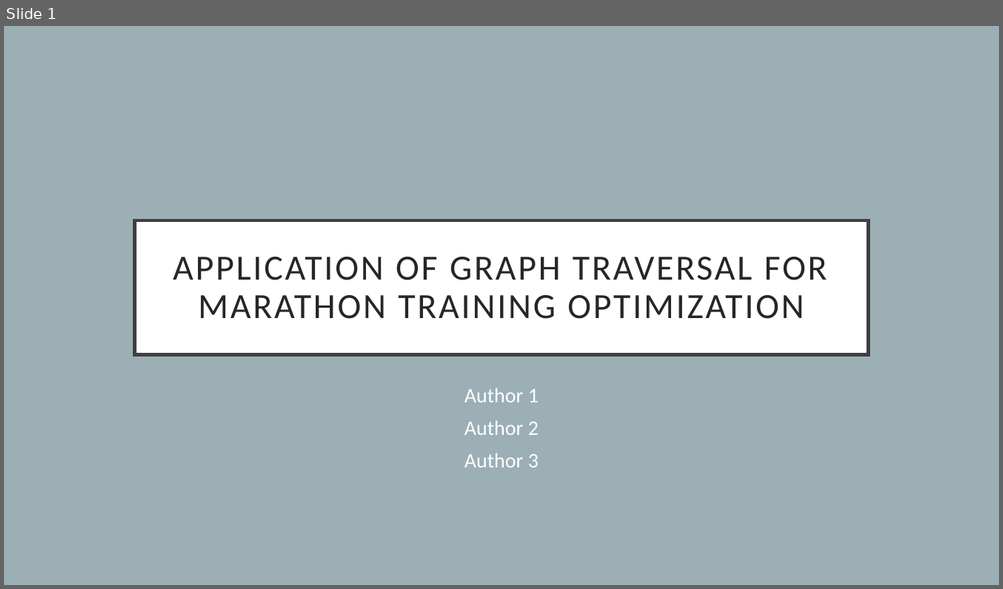
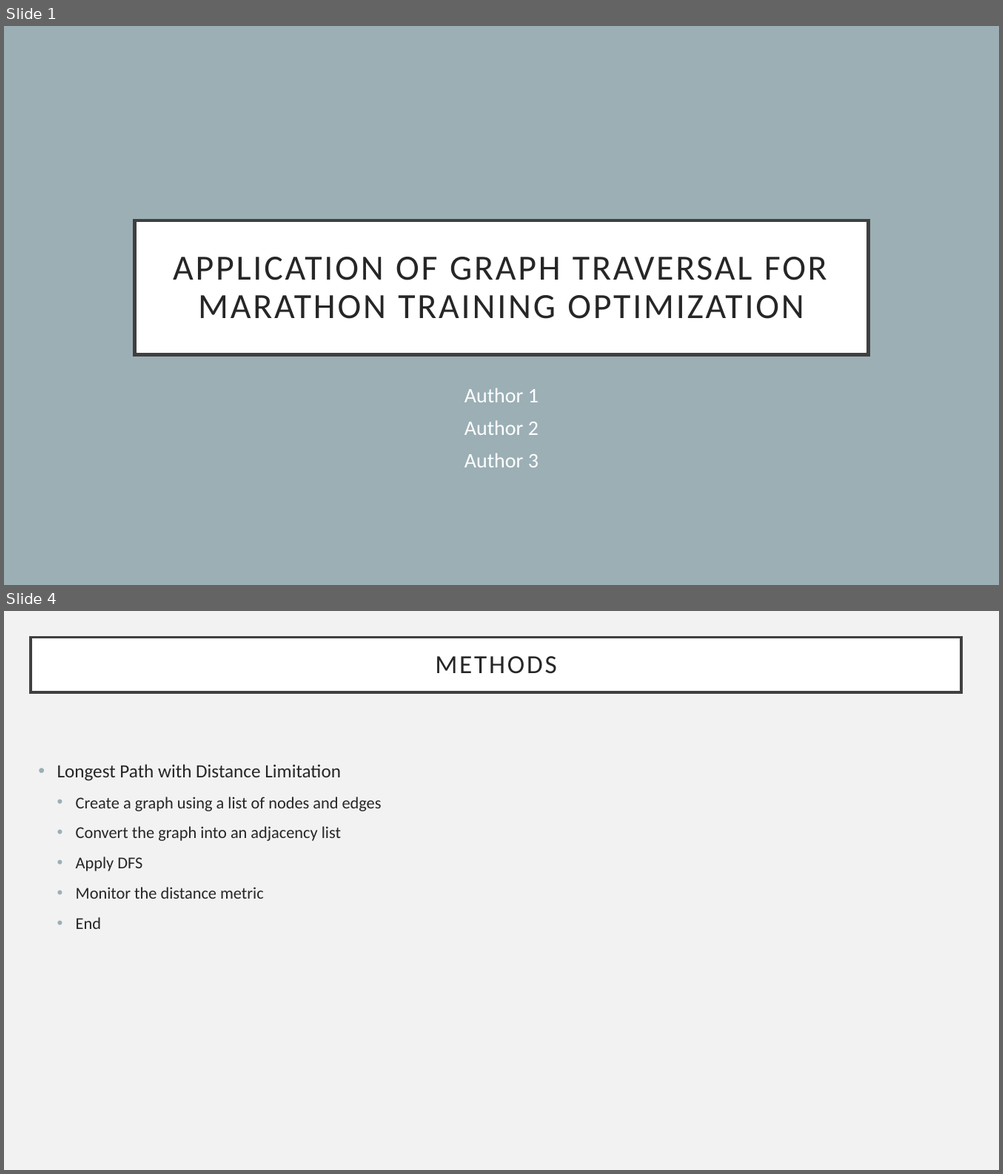
Before and after one commit to alkhalifas/boston-route-optimization, a slide deck: Project Presentation.pptx. Shown one above the other, each under a label of ours: slide 1 before the commit, slides 1 and 4 after it; the slides between them are not shown. The pictures are 1003x589 and 1003x1174 pixels, drawn with LibreOffice and Linux fonts; fonts in the diff are those of the drawing. Boxes give left, top, right and bottom in pixels: in the first picture for what was removed or moved away, otherwise in the second. Text is boxed around its words. In the diff, an @@ line names an element or a change of style, - is before the commit and + after.

```diff
--- a/Project Presentation.pptx
+++ b/Project Presentation.pptx
@@ slide 4 added at [4, 611, 999, 1170], background #F2F2F2 @@
@@ title added at [31, 637, 962, 692], fill #FFFFFF, outline #404040 2.5 pt, 25.2 pt, text #262626 @@
+METHODS
@@ text added at [57, 764, 381, 929], 16 pt, text #262626 @@
+• Longest Path with Distance Limitation
+  • Create a graph using a list of nodes and edges
+  • Convert the graph into an adjacency list
+  • Apply DFS
+  • Monitor the distance metric
+  • End
```
Also in this commit, not shown: 2 other slides added, 2 slides removed.
